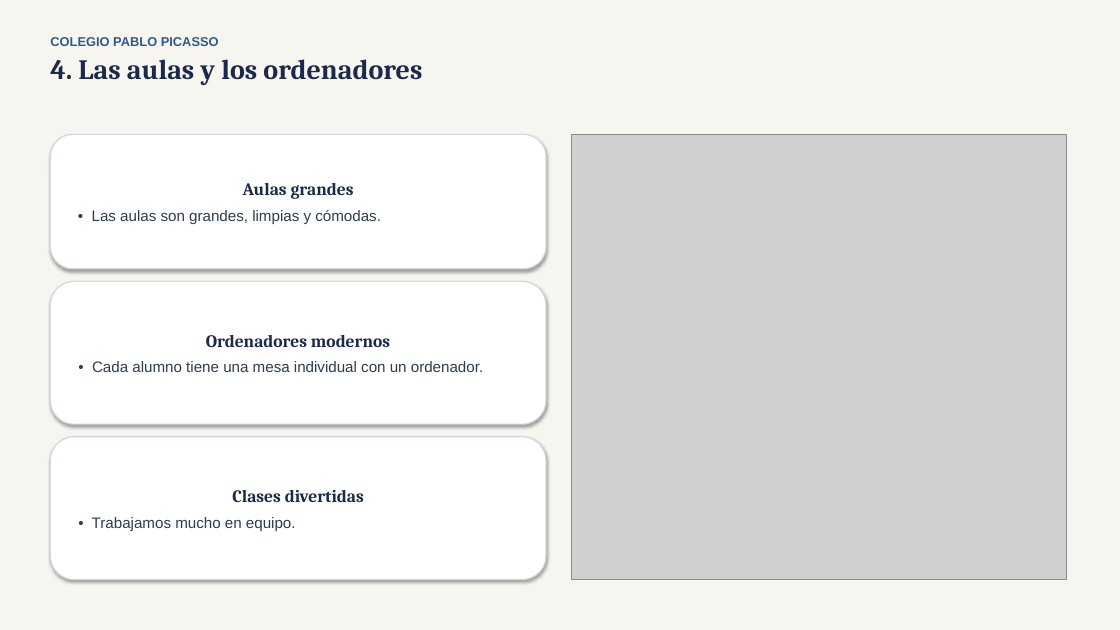
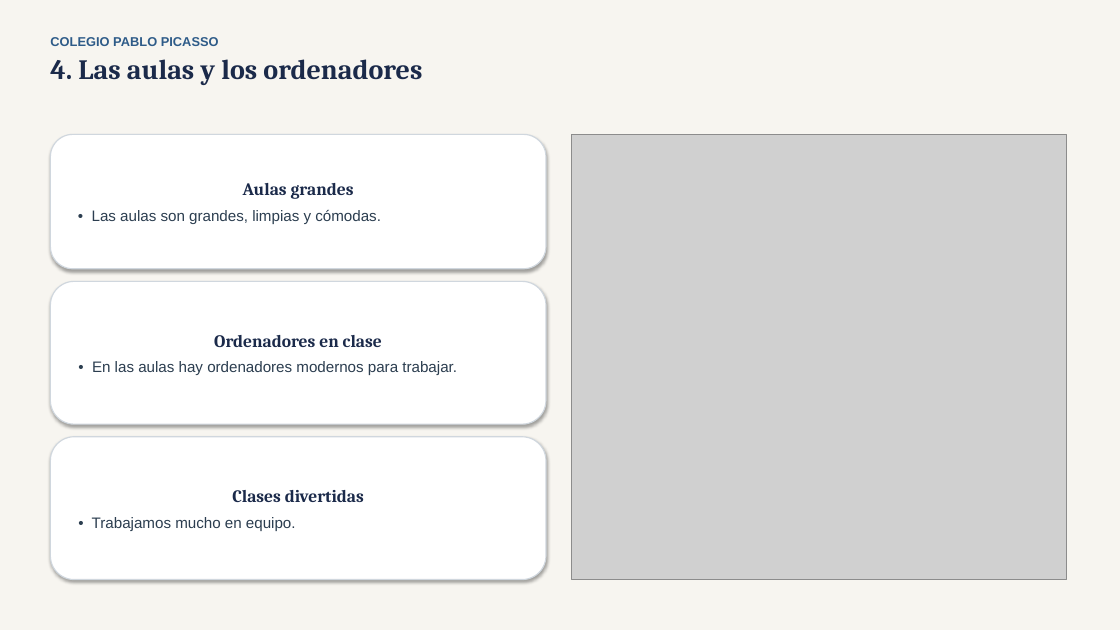
Before and after one commit to natxmans/colegio-aurora, a slide deck: slide 5 of presentacion/nuestro_colegio_ideal.pptx. Drawn at 1120x630 pixels with LibreOffice and Linux fonts; fonts in the diff are those of the drawing; grey boxes stand for pictures. Boxes give left, top, right and bottom in pixels: in the first picture for what was removed or moved away, otherwise in the second. Text is boxed around its words. In the diff, an @@ line names an element or a change of style, - is before the commit and + after.

```diff
--- a/presentacion/nuestro_colegio_ideal.pptx
+++ b/presentacion/nuestro_colegio_ideal.pptx
@@ text in rounded rectangle at [92,335,457,375]: text changed @@
-Ordenadores modernos
-• Cada alumno tiene una mesa individual con un ordenador.
+Ordenadores en clase
+• En las aulas hay ordenadores modernos para trabajar.
```
Also in this commit, not shown: 1 other slide changed, 20 other files.
